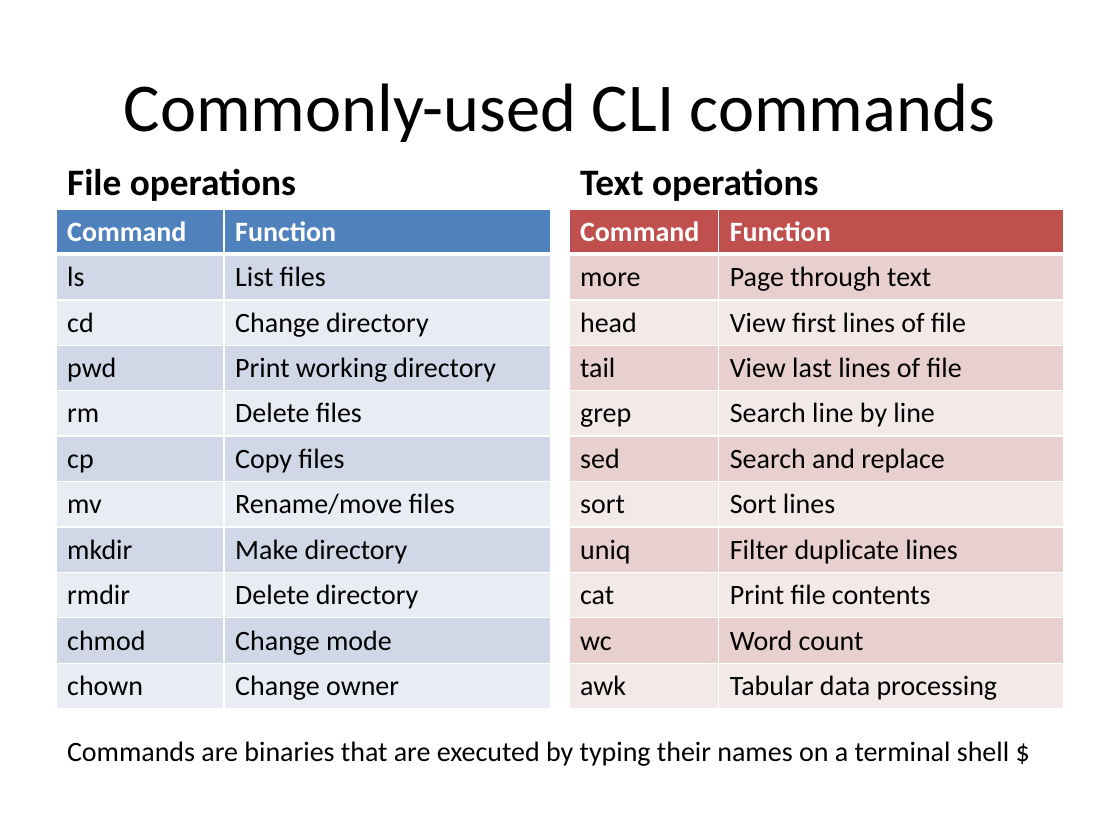
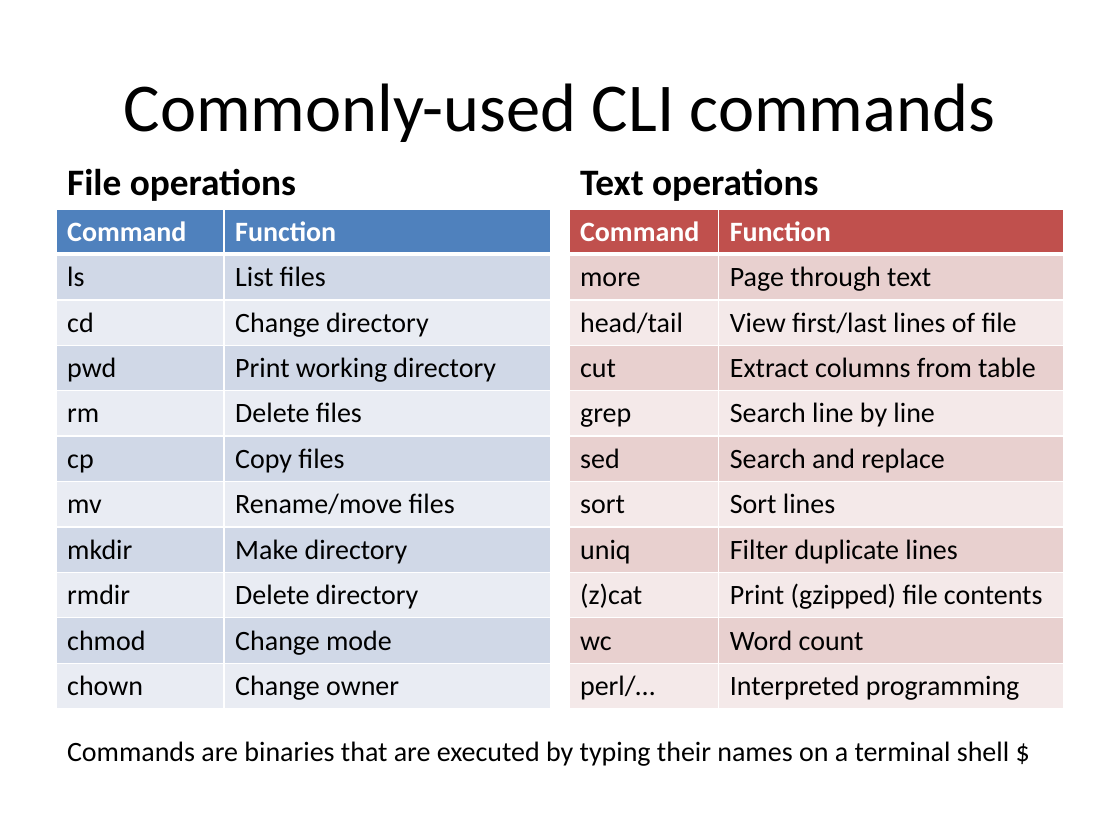
Before and after one commit to naturalis/arangs, a slide deck: slide 6 of doc/slides/day1/session3/UNIXCLI.pptx. Drawn at 1120x840 pixels with LibreOffice and Linux fonts; fonts in the diff are those of the drawing. Boxes give left, top, right and bottom in pixels: in the first picture for what was removed or moved away, otherwise in the second. Text is boxed around its words. In the diff, an @@ line names an element or a change of style, - is before the commit and + after.

```diff
--- a/doc/slides/day1/session3/UNIXCLI.pptx
+++ b/doc/slides/day1/session3/UNIXCLI.pptx
@@ table at (x1=569, y1=209, x2=1064, y2=709) @@
-row 3, column 1: head
+row 3, column 1: head/tail
-row 3, column 2: View first lines of file
+row 3, column 2: View first/last lines of file
-row 4, column 1: tail
+row 4, column 1: cut
-row 4, column 2: View last lines of file
+row 4, column 2: Extract columns from table
-row 9, column 1: cat
+row 9, column 1: (z)cat
-row 9, column 2: Print file contents
+row 9, column 2: Print (gzipped) file contents
-row 11, column 1: awk
+row 11, column 1: perl/…
-row 11, column 2: Tabular data processing
+row 11, column 2: Interpreted programming
```
Also in this commit, not shown: 1 other slide changed.
